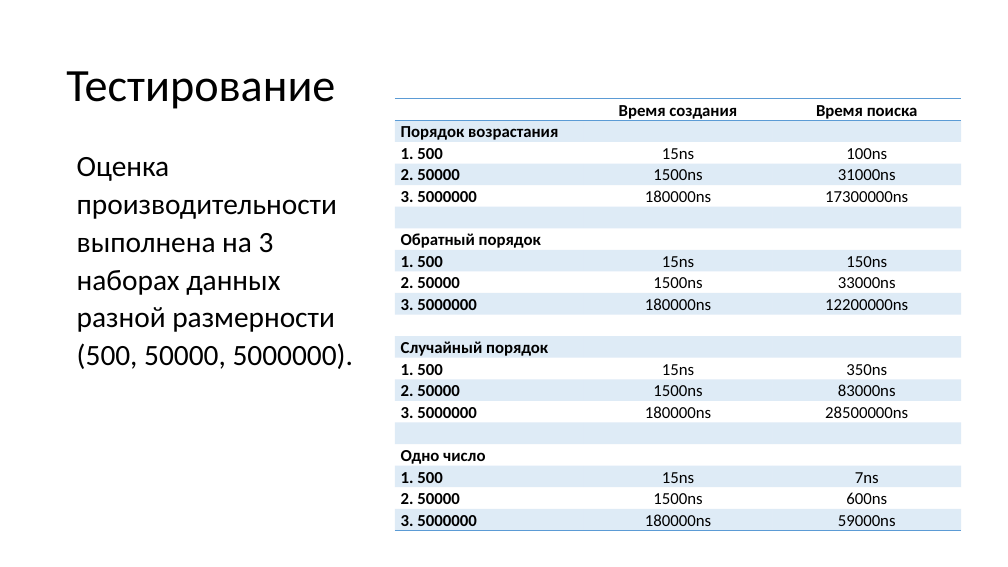
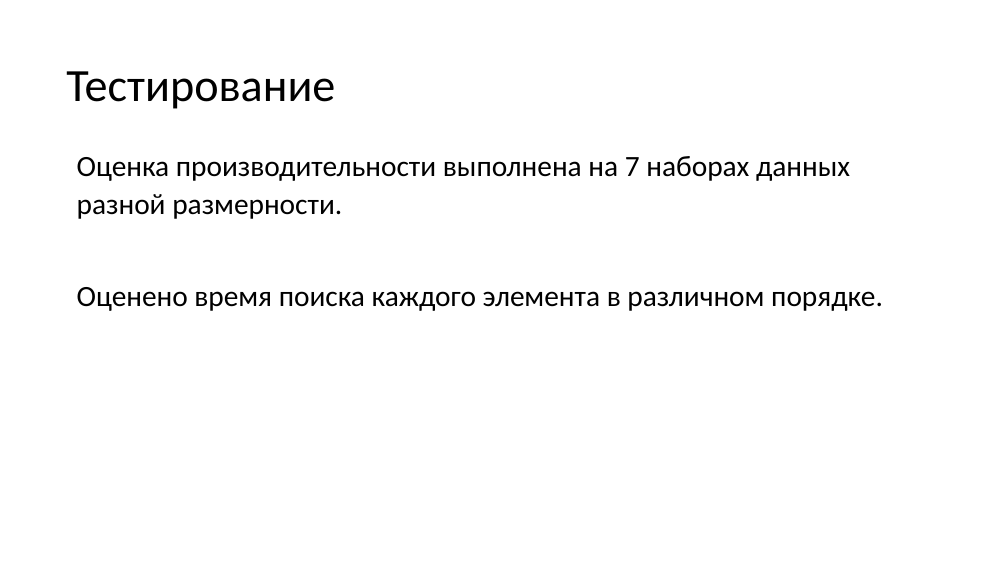
Before and after one commit to Far0ver/TangoTree, a slide deck: slide 15 of Танго дерево презентация.pptx (slide 13 before the commit). Drawn at 1008x567 pixels with LibreOffice and Linux fonts; fonts in the diff are those of the drawing. Boxes give left, top, right and bottom in pixels: in the first picture for what was removed or moved away, otherwise in the second. Text is boxed around its words. In the diff, an @@ line names an element or a change of style, - is before the commit and + after.

```diff
--- a/Танго дерево презентация.pptx
+++ b/Танго дерево презентация.pptx
@@ table removed at (395,99,962,530), 20 rows, 3 columns @@
- | Время создания | Время поиска
-Порядок возрастания |  | 
-1. 500 | 15ns | 100ns
-2. 50000 | 1500ns | 31000ns
-3. 5000000 | 180000ns | 17300000ns
- |  | 
-Обратный порядок |  | 
-1. 500 | 15ns | 150ns
-2. 50000 | 1500ns | 33000ns
-3. 5000000 | 180000ns | 12200000ns
- |  | 
-Случайный порядок |  | 
-1. 500 | 15ns | 350ns
-2. 50000 | 1500ns | 83000ns
-3. 5000000 | 180000ns | 28500000ns
- |  | 
-Одно число |  | 
-1. 500 | 15ns | 7ns
-2. 50000 | 1500ns | 600ns
-3. 5000000 | 180000ns | 59000ns
@@ text at (77,156,883,311): text changed @@
-Оценка производительности выполнена на 3 наборах данных разной размерности (500, 50000, 5000000).
+Оценка производительности выполнена на 7 наборах данных разной размерности.
+Оценено время поиска каждого элемента в различном порядке.
```
Also in this commit, not shown: 12 other slides changed, 6 slides added, 3 slides removed.
